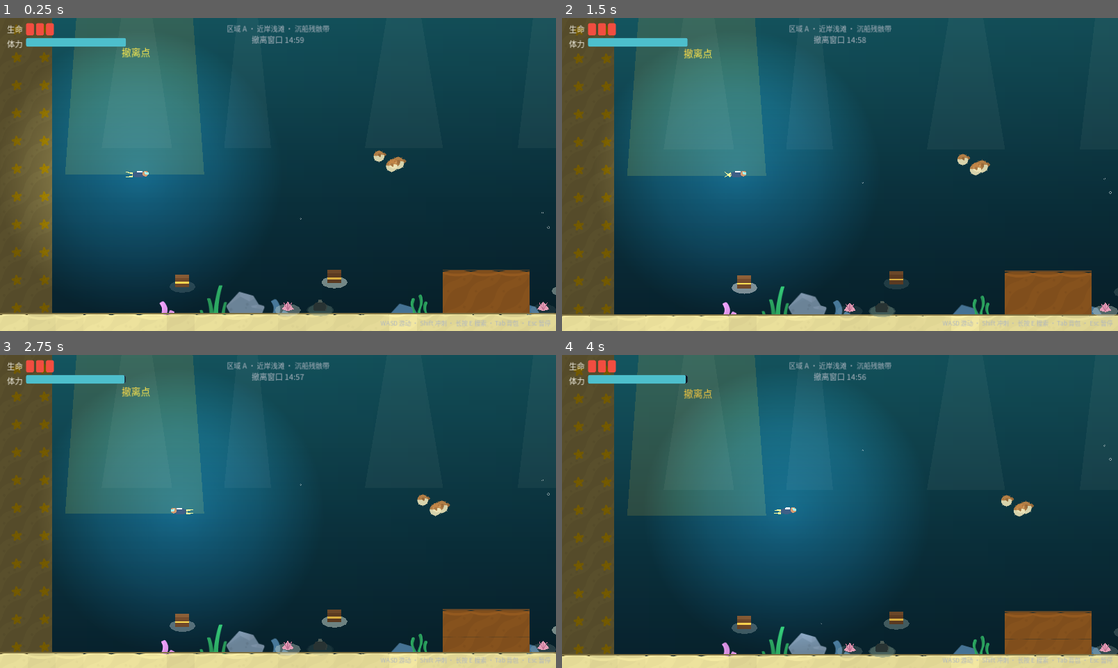
Above: before the commit, frames 1-4 (two rows, left to right).
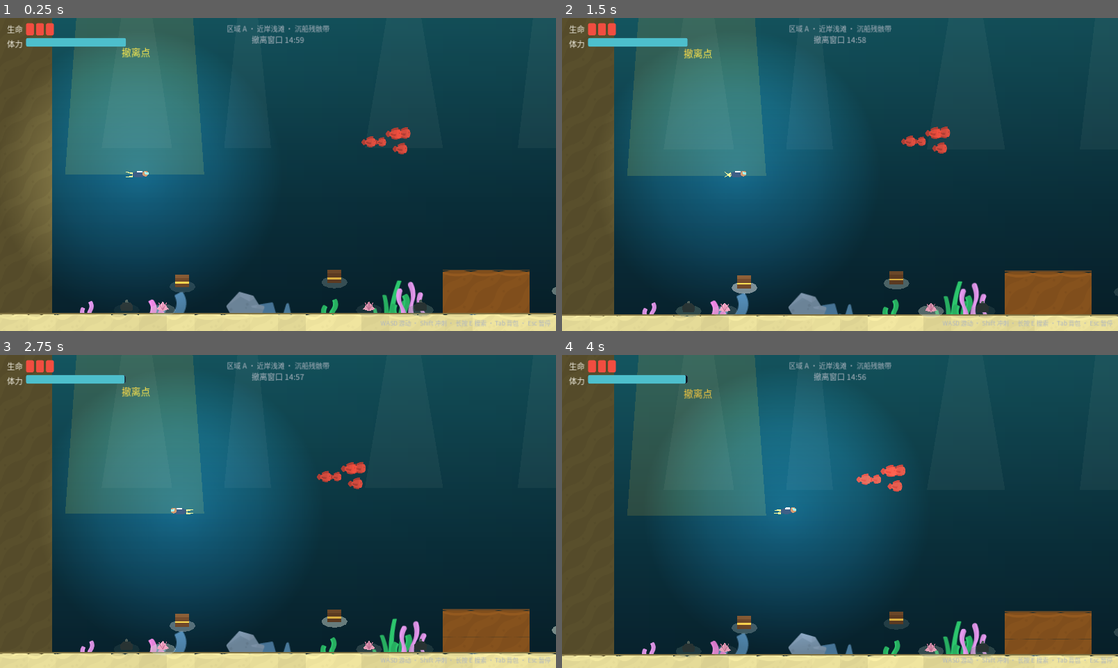
Above: after the commit, the same moments.

Repository: Djjvcgh/deep-sea-scavenger
Game: Godot game, scene res://scenes/underwater.tscn
The game is run twice, just before and just after one commit, with the same random seed, the same clock (stepped at 60 frames per second) and the same inputs. This scene is started directly instead of the project's main scene.
Inputs (mouse positions are in pixels of both pictures, inside the frame that each line leads up to):
- Up to frame 1 (0.25 s): no input
- Up to frame 2 (1.5 s): move the mouse to (962, 158) at 0.52 s; hold E (interact) 0.53-1.28 s; hold D (move_right) from 0.53 s (still down); tap Space (attack) at 0.6 s; click (962, 158) at 0.67 s; tap W (move_up) at 0.77 s; move the mouse to (728, 190) at 1.27 s; tap E (interact) at 1.35 s
- Up to frame 3 (2.75 s): tap W (move_up) at 1.52 s; tap Space (attack) at 1.55, 2.1 s; move the mouse to (333, 442) at 2.02 s; release D (move_right) at 2.03 s; hold A (move_left) from 2.03 s (still down); hold E (interact) from 2.03 s (still down)
- Up to frame 4 (4 s): move the mouse to (812, 574) at 2.77 s; release A (move_left) at 2.78 s; release E (interact) at 2.78 s; hold D (move_right) from 2.78 s (still down); tap E (interact) at 2.85, 3.8 s; click (812, 574) at 2.92 s; tap W (move_up) at 3.02, 3.77 s; tap Space (attack) at 3.05 s; move the mouse to (1006, 558) at 3.52 s; hold Shift (sprint) from 3.53 s (still down)

The runs differ from the first frame. In frame 1, 3.0% of the frame differs, in the area x 0-100%, y 2-97%; in frame 2, 3.1%; in frame 3, 2.9%; in frame 4, 3.1%, in the area x 0-100%, y 3-98%.

Commit message:
V0.4阶段4：随机洞穴（海床岩洞/深渊悬洞×藏身/隐藏/危险三类，2~4处种子生成）+ 鲨鱼咬击视线门控（岩壁遮挡不追不咬）+ V0.4场景集成测试（DEEPSEA_SEED种子注入）

Diff:
--- /dev/null
+++ b/scripts/cave_gen.gd
@@ -0,0 +1,141 @@
+class_name CaveGen
+## 可探索洞穴的种子化生成（拒绝采样）。
+## 每次下潜 2~4 处：海床岩洞落在 A/B 海床空位，深渊悬洞挂在区域C岩体底缘。
+## 合法性：不压实体 / 不堵通道与舱门 / 不压宝箱点与沉船 / 不穿巡逻带。
+
+const MapDataRes := preload("res://scripts/map_data.gd")
+const WreckGenRes := preload("res://scripts/wreck_gen.gd")
+
+const CLEARANCE := 20.0
+## 每次下潜的洞穴数量区间（含两形态）
+const COUNT_RANGE := [2, 4]
+## 形态选择权重：C 区空间充裕，悬洞为主
+const MODE_WEIGHTS := {"floor": 0.35, "hang": 0.65}
+
+
+static func generate(rng: RandomNumberGenerator, chosen: Dictionary, wreck_rects: Array) -> Array:
+	var out: Array = []
+	var target := rng.randi_range(COUNT_RANGE[0], COUNT_RANGE[1])
+	var placed_rects: Array = []
+	for w in wreck_rects:
+		placed_rects.append(w)
+	for attempt in 80:
+		if out.size() >= target:
+			break
+		var cave := _place_one(rng, chosen, placed_rects)
+		if cave.is_empty():
+			continue
+		out.append(cave)
+		placed_rects.append_array(cave["rects"])
+	return out
+
+
+static func _place_one(rng: RandomNumberGenerator, chosen: Dictionary,
+		placed_rects: Array) -> Dictionary:
+	var mode := _weighted_mode(rng)
+	var kind := String(_weighted(rng, MapDataRes.CAVE_KIND_WEIGHTS[mode]))
+	var tpl: Dictionary = MapDataRes.CAVE_TEMPLATES[kind]
+	for attempt in 14:
+		var anchor: Vector2
+		var solids: Array
+		var chest_spots: Array
+		var patrols: Array
+		var zone: String
+		if mode == "hang":
+			zone = "C"
+			anchor = Vector2(rng.randf_range(MapDataRes.HANG_X_RANGE[0], MapDataRes.HANG_X_RANGE[1]),
+				MapDataRes.HANG_SURFACE_Y)
+			solids = MapDataRes.variant_solids("C", chosen["C"]["index"])
+			chest_spots = chosen["C"]["variant"]["chests"]
+			patrols = chosen["C"]["variant"]["patrols"]
+		else:
+			zone = "A" if rng.randf() < 0.25 else "B"
+			var info: Dictionary = MapDataRes.FLOOR_CAVE_ZONES[zone]
+			anchor = Vector2(rng.randf_range(info["x_range"][0], info["x_range"][1]), info["floor_y"])
+			solids = MapDataRes.variant_solids(zone, chosen[zone]["index"])
+			chest_spots = chosen[zone]["variant"]["chests"]
+			patrols = chosen[zone]["variant"]["patrols"]
+		var rects := _world_rects(tpl, anchor)
+		if not _placement_ok(rects, anchor, tpl, solids, chest_spots, patrols, placed_rects):
+			continue
+		var cave := {
+			"kind": kind, "mode": mode, "zone": zone, "anchor": anchor, "rects": rects,
+			"spots": [], "interior": WreckGenRes._offset_rect(tpl["interior"], anchor),
+		}
+		for s in tpl["spots"]:
+			cave["spots"].append(anchor + s)
+		return cave
+	return {}
+
+
+static func _weighted_mode(rng: RandomNumberGenerator) -> String:
+	var r := rng.randf()
+	var acc := 0.0
+	for k in MODE_WEIGHTS:
+		acc += float(MODE_WEIGHTS[k])
+		if r <= acc:
+			return k
+	return "hang"
+
+
+static func _weighted(rng: RandomNumberGenerator, weights: Dictionary) -> String:
+	var total := 0.0
+	for k in weights:
+		total += float(weights[k])
+	var r := rng.randf() * total
+	var acc := 0.0
+	for k in weights:
+		acc += float(weights[k])
+		if r <= acc:
+			return k
+	return weights.keys().back()
+
+
+static func _world_rects(tpl: Dictionary, anchor: Vector2) -> Array:
+	var out: Array = []
+	for r in tpl["rects"]:
+		out.append(Rect2(anchor.x + r[0], anchor.y + r[1], r[2], r[3]))
+	return out
+
+
+static func _placement_ok(rects: Array, anchor: Vector2, tpl: Dictionary, solids: Array,
+		chest_spots: Array, patrols: Array, placed_rects: Array) -> bool:
+	for wr in rects:
+		# 1) 与已有实体保持间隙；锚点依附面（海床 sand / 悬洞挂面上方的岩体）除外
+		for r in solids:
+			if r[4] == "sand":
+				continue
+			var srect := Rect2(r[0], r[1], r[2], r[3])
+			if srect.end.y <= anchor.y + 2.0:
+				continue
+			if (wr as Rect2).intersects(srect.grow(CLEARANCE)):
+				return false
+		# 2) 三条安全通道的胶囊通行盒不被洞体截断
+		for sample in MapDataRes.lane_samples():
+			var pass_box := Rect2(sample[0].x - WreckGenRes.PASS_BOX_SIZE.x * 0.5,
+				sample[0].y - WreckGenRes.PASS_BOX_SIZE.y * 0.5,
+				WreckGenRes.PASS_BOX_SIZE.x, WreckGenRes.PASS_BOX_SIZE.y)
+			if (wr as Rect2).intersects(pass_box):
+				return false
+		# 3) 不压海底宝箱点
+		for cs in chest_spots:
+			if WreckGenRes._circle_vs_rect(cs, 70.0, wr):
+				return false
+		# 4) 巡逻带不穿洞体（鲨鱼贴着洞口巡过才有趣）
+		for p in patrols:
+			var band := Rect2(p[0] - 30, p[2] - 16, p[1] - p[0] + 60, 32)
+			if band.intersects(wr):
+				return false
+		# 5) 与已放沉船/洞穴保持间隙
+		for other in placed_rects:
+			if (wr as Rect2).grow(CLEARANCE).intersects(other):
+				return false
+	# 6) 洞内宝箱点不与洞体重叠、位于腔体内
+	for s in tpl["spots"]:
+		var spot: Vector2 = anchor + s
+		if not (tpl["interior"] as Rect2).has_point(s):
+			return false
+		for wr in rects:
+			if WreckGenRes._circle_vs_rect(spot, 24.0, wr):
+				return false
+	return true
--- a/scripts/item_db.gd
+++ b/scripts/item_db.gd
@@ -175,3 +175,17 @@
 	"C": {"worn": 10, "standard": 35, "fine": 35, "pristine": 20},
 	"captain": {"worn": 0, "standard": 25, "fine": 45, "pristine": 30},
 }
+
+# ---- V0.4 洞穴掉落池（隐藏洞穴 / 深海危险洞穴；藏身岩洞无宝箱） ----
+const CAVE_LOOT := {
+	"treasure": {
+		"count": {2: 6, 3: 4},
+		"pool": {"gold_cup": 0.40, "silver_platter": 0.35, "bronze_coins": 0.25},
+		"quality": "B",
+	},
+	"danger": {
+		"count": {2: 5, 3: 5},
+		"pool": {"serpent_pearl": 0.35, "gold_sextant": 0.25, "gold_cup": 0.40},
+		"quality": "C",
+	},
+}
--- a/scripts/map_data.gd
+++ b/scripts/map_data.gd
@@ -247,6 +247,59 @@
 const WRECK_FLOOR_Y := 950.0
 
 
+## ---- V0.4 可探索洞穴 ----
+## 两类形态：floor 海床岩洞（锚点=洞口地面中心，y=0 海床顶）；hang 深渊悬洞
+## （锚点=区域C巨型岩体底面 y=520 的挂点，洞体向下悬挑，顶盖即岩体）。
+## rects 形成遮挡腔体；spots 为洞内宝箱点；door_y 为入洞口高度区间（校验用）。
+const CAVE_TEMPLATES := {
+	"shelter": {
+		"name": "藏身岩洞", "mode": "floor",
+		"rects": [[26, -140, 30, 140], [-140, -166, 196, 26], [-140, -140, 30, 80]],
+		"spots": [], "interior": Rect2(-80, -140, 106, 140),
+	},
+	"treasure": {
+		"name": "隐藏洞穴", "mode": "floor",
+		"rects": [[40, -170, 30, 170], [-150, -196, 220, 26], [-150, -170, 30, 100]],
+		"spots": [Vector2(-70, -30)], "interior": Rect2(-110, -170, 150, 170),
+	},
+	"danger": {
+		"name": "深海危险洞穴", "mode": "floor",
+		"rects": [[60, -210, 34, 210], [-180, -236, 274, 26], [-180, -210, 34, 130]],
+		"spots": [Vector2(-30, -30)], "interior": Rect2(-146, -210, 206, 210),
+	},
+	"hang_shelter": {
+		"name": "悬空藏身龛", "mode": "hang",
+		"rects": [[40, 0, 30, 150], [-90, 0, 30, 100]],
+		"spots": [], "interior": Rect2(-60, 0, 100, 150),
+	},
+	"hang_treasure": {
+		"name": "悬空宝藏龛", "mode": "hang",
+		"rects": [[50, 0, 30, 180], [-110, 0, 30, 120], [-20, 150, 40, 30]],
+		"spots": [Vector2(-30, 70)], "interior": Rect2(-80, 0, 130, 180),
+	},
+	"hang_danger": {
+		"name": "深渊危险洞穴", "mode": "hang",
+		"rects": [[60, 0, 34, 210], [-130, 0, 34, 130], [-20, 150, 50, 60]],
+		"spots": [Vector2(-45, 90)], "interior": Rect2(-96, 0, 156, 210),
+	},
+}
+
+## 洞穴类型权重；floor 模式下 danger 更稀有
+const CAVE_KIND_WEIGHTS := {
+	"floor": {"shelter": 0.45, "treasure": 0.35, "danger": 0.20},
+	"hang": {"hang_shelter": 0.40, "hang_treasure": 0.35, "hang_danger": 0.25},
+}
+
+## 深渊悬洞挂面：区域C岩体 [3500,-200,1620,720] 的底缘
+const HANG_SURFACE_Y := 520.0
+const HANG_X_RANGE := [3580.0, 5020.0]
+## 海床洞穴的候选区间（A 海床宝箱过密通常放不下，靠拒绝采样兜底）
+const FLOOR_CAVE_ZONES := {
+	"A": {"floor_y": 800.0, "x_range": [140.0, 1560.0]},
+	"B": {"floor_y": 950.0, "x_range": [1800.0, 2820.0]},
+}
+
+
 ## 共享骨架 + 指定变体的完整实体地形
 static func variant_solids(zone: String, index: int) -> Array:
 	var v: Dictionary = ZONE_VARIANTS[zone][index]
--- a/scripts/shark_ai.gd
+++ b/scripts/shark_ai.gd
@@ -154,8 +154,8 @@
 
 	move_and_slide()
 
-	# 咬击：与玩家接触且冷却结束（脱离期/逃窜期不咬）。
-	if _attack_cd <= 0.0 and _retreat_left <= 0.0 and state != State.FLEE \
+	# 咬击：与玩家接触、视线无遮挡且冷却结束（脱离期/逃窜期不咬；岩壁隔开时咬不到）。
+	if can_see and _attack_cd <= 0.0 and _retreat_left <= 0.0 and state != State.FLEE \
 			and target_valid and bite.overlaps_body(player):
 		_attack_cd = BalanceRes.SHARK_ATTACK_COOLDOWN
 		_retreat_left = BalanceRes.SHARK_BITE_RETREAT
--- a/scripts/underwater.gd
+++ b/scripts/underwater.gd
@@ -7,6 +7,7 @@
 const ItemDBRes := preload("res://scripts/item_db.gd")
 const PlayerScript := preload("res://scripts/player.gd")
 const WreckGenRes := preload("res://scripts/wreck_gen.gd")
+const CaveGenRes := preload("res://scripts/cave_gen.gd")
 
 const ChestScene := preload("res://scenes/treasure_chest.tscn")
 const SharkScene := preload("res://scenes/shark.tscn")
@@ -44,6 +45,17 @@
 	"ritual": {"name": "祭祀宝箱", "glow": Color(0.7, 0.4, 0.85, 0.85)},
 }
 
+# 洞穴宝箱展示样式与发现提示配色
+const CAVE_CHEST_STYLE := {
+	"treasure": {"name": "隐藏宝箱", "glow": Color(0.4, 0.95, 0.7, 0.8)},
+	"danger": {"name": "深渊宝箱", "glow": Color(0.85, 0.35, 0.6, 0.85)},
+}
+const CAVE_NOTICE_COLORS := {
+	"shelter": Color(0.6, 0.85, 0.75), "treasure": Color(0.4, 0.95, 0.7),
+	"danger": Color(0.95, 0.45, 0.6), "hang_shelter": Color(0.6, 0.85, 0.75),
+	"hang_treasure": Color(0.4, 0.95, 0.7), "hang_danger": Color(0.95, 0.45, 0.6),
+}
+
 var player: CharacterBody2D
 var hud: CanvasLayer
 var inventory_panel: CanvasLayer
@@ -62,6 +74,9 @@
 var _wrecks: Array = []        # 本次下潜生成的沉船遗址（WreckGen.generate 结果）
 var _wreck_solids := {}        # zone -> 沉船实体矩形（并入地形系统）
 var _wreck_seen := {}          # 已提示过发现的沉船下标
+var _caves: Array = []         # 本次下潜生成的洞穴（CaveGen.generate 结果）
+var _cave_solids := {}         # zone -> 洞穴实体矩形（并入地形系统）
+var _cave_seen := {}           # 已提示过发现的洞穴下标
 var _extract_area: Area2D
 var _seaweeds: Array = []
 var _bubbles: Array = []
@@ -90,6 +105,7 @@
 	_build_extraction()
 	_spawn_chests()
 	_spawn_wreck_containers()
+	_spawn_cave_chests()
 	_spawn_containers()
 	_spawn_cache()
 	_spawn_sharks()
@@ -131,9 +147,13 @@
 
 
 ## 每次下潜的随机种子决定三个区域各用哪套布局变体（"海况"）。
+## 环境变量 DEEPSEA_SEED 可固定种子，供自动化测试复现同一张地图。
 func _roll_layout() -> void:
 	_rng.randomize()
 	dive_seed = _rng.randi()
+	var env_seed := OS.get_environment("DEEPSEA_SEED")
+	if env_seed != "":
+		dive_seed = int(env_seed)
 	_rng.seed = dive_seed
 	_chosen = {}
 	# 海况色调：每潜微调水色/沙色/岩色，让不同下潜一眼可辨
@@ -150,6 +170,19 @@
 	for w in _wrecks:
 		for r in w["rects"]:
 			_wreck_solids[w["zone"]].append([r.position.x, r.position.y, r.size.x, r.size.y, "wreck"])
+	# 洞穴：2~4 处（海床岩洞 / 深渊悬洞），避让沉船与既有地形
+	_caves = CaveGenRes.generate(_rng, _chosen, _all_wreck_rects())
+	_cave_solids = {"A": [], "B": [], "C": []}
+	for c in _caves:
+		for r in c["rects"]:
+			_cave_solids[c["zone"]].append([r.position.x, r.position.y, r.size.x, r.size.y, "rock"])
+
+
+func _all_wreck_rects() -> Array:
+	var out: Array = []
+	for w in _wrecks:
+		out.append_array(w["rects"])
+	return out
 
 
 func get_zone_label() -> String:
@@ -195,7 +228,7 @@
 	_update_boss_trigger(delta)
 
 
-## 进入沉船内部时的一次性发现提示。
+## 进入沉船/洞穴内部时的一次性发现提示。
 func _update_wreck_discovery() -> void:
 	for wi in _wrecks.size():
 		if _wreck_seen.has(wi):
@@ -205,6 +238,15 @@
 			_wreck_seen[wi] = true
 			var wname: String = MapDataRes.WRECK_TEMPLATES[_wrecks[wi]["kind"]]["name"]
 			hud.spawn_notice("发现沉船遗址：%s" % wname, UICommon.GOLD)
+			Sfx.play("click", -4.0)
+	for ci in _caves.size():
+		if _cave_seen.has(ci):
+			continue
+		var cave_interior: Rect2 = _caves[ci]["interior"]
+		if cave_interior.grow(8.0).has_point(player.global_position):
+			_cave_seen[ci] = true
+			var cname: String = MapDataRes.CAVE_TEMPLATES[_caves[ci]["kind"]]["name"]
+			hud.spawn_notice("发现%s" % cname, CAVE_NOTICE_COLORS[_caves[ci]["kind"]])
 			Sfx.play("click", -4.0)
 
 
@@ -412,6 +454,37 @@
 	for s in get_tree().get_nodes_in_group("sharks"):
 		if s.global_position.distance_to(from_pos) < 620.0:
 			s.disturb()
+
+
+## 洞穴宝箱：隐藏洞穴 / 深海危险洞穴各有洞内宝箱（藏身岩洞无）。
+func _spawn_cave_chests() -> void:
+	for cave in _caves:
+		if cave["spots"].is_empty():
+			continue
+		var pool_key := "treasure" if cave["kind"] in ["treasure", "hang_treasure"] else "danger"
+		var style: Dictionary = CAVE_CHEST_STYLE[pool_key]
+		var c := ChestScene.instantiate()
+		c.position = cave["spots"][0]
+		add_child(c)
+		c.setup_container({
+			"kind": "chest",
+			"name": String(style["name"]),
+			"search_time": float(ItemDBRes.CONTAINERS["chest"]["search_time"]),
+			"loot": func() -> Array: return _roll_cave_loot(pool_key),
+			"glow": style["glow"],
+		})
+
+
+func _roll_cave_loot(pool_key: String) -> Array:
+	var cfg: Dictionary = ItemDBRes.CAVE_LOOT[pool_key]
+	var out: Array = []
+	var count := int(_weighted_roll(cfg["count"]))
+	for i in count:
+		out.append({
+			"id": String(_weighted_roll(cfg["pool"])),
+			"quality": String(_weighted_roll(ItemDBRes.WRECK_QUALITY_WEIGHTS[cfg["quality"]])),
+		})
+	return out
 
 
 ## 小型容器（海贝/垃圾袋）：按种子沿海床散布，避开实体与宝箱点。
@@ -541,7 +614,8 @@
 
 
 func _solids_for(zone: String) -> Array:
-	return MapDataRes.variant_solids(zone, _chosen[zone]["index"]) + _wreck_solids.get(zone, [])
+	return MapDataRes.variant_solids(zone, _chosen[zone]["index"]) \
+		+ _wreck_solids.get(zone, []) + _cave_solids.get(zone, [])
 
 
 func _all_solids() -> Array:
--- /dev/null
+++ b/tests/integration_v04.gd
@@ -0,0 +1,126 @@
+extends SceneTree
+## V0.4 场景级集成测试：随机沉船 / 随机洞穴 / 鲨鱼视线遮挡。
+## godot --headless -s res://tests/integration_v04.gd
+## 用 DEEPSEA_SEED 固定海况种子，逐段校验沉船容器可搜、洞穴可进出、
+## 岩壁遮挡鲨鱼视线（不追逐不咬人）、离开遮挡后恢复发现。
+
+var failures := 0
+
+
+func _initialize() -> void:
+	_run()
+
+
+func _check(cond: bool, msg: String) -> void:
+	if cond:
+		print("  [通过] " + msg)
+	else:
+		failures += 1
+		print("  [失败] " + msg)
+
+
+func _run() -> void:
+	await process_frame
+	var gs = root.get_node("GameState")
+	gs.reset_defaults()
+	var save_path: String = root.get_node("SaveManager").save_path
+	if FileAccess.file_exists(save_path):
+		DirAccess.remove_absolute(ProjectSettings.globalize_path(save_path))
+
+	OS.set_environment("DEEPSEA_SEED", "1")
+	change_scene_to_file("res://scenes/underwater.tscn")
+	await process_frame
+	await process_frame
+	var uw = current_scene
+	var player = uw.get_node("Player")
+
+	# ---------- 沉船遗址 ----------
+	print("[随机沉船：场景交互]")
+	_check(uw._caves.size() >= 2, "本局生成 %d 处洞穴（≥2）" % uw._caves.size())
+	var wreck_container = null
+	for n in get_nodes_in_group("interactables"):
+		if "collect_loot" in n and n.container_name in ["货舱宝箱", "海盗货舱宝箱", "船长室宝箱", "祭祀宝箱"]:
+			wreck_container = n
+			break
+	if wreck_container != null:
+		player.global_position = wreck_container.global_position + Vector2(0, -4)
+		await create_timer(0.4).timeout
+		var hp0: int = player.hp
+		Input.action_press("interact")
+		await create_timer(4.2).timeout
+		Input.action_release("interact")
+		await create_timer(0.3).timeout
+		_check(wreck_container.looted, "沉船容器可搜索（%s）" % wreck_container.container_name)
+		_check(uw.loot_panel.visible, "搜索沉船容器弹出拾取界面")
+		uw.loot_panel.take_all_and_close()
+		await process_frame
+		_check(gs.dive_bag.size() >= 1, "沉船战利品进入背包（%d 件）" % gs.dive_bag.size())
+		var id_ok := true
+		for entry in gs.dive_bag:
+			id_ok = id_ok and ItemDB.TREASURES.has(entry["id"])
+		_check(id_ok, "战利品 id 全部合法")
+		_check(player.hp == hp0, "搜索过程未受伤")
+	else:
+		print("  [跳过] 本局种子未生成沉船，仅校验数量")
+	_check(uw._wrecks.size() <= 2, "沉船数量 ≤2（实际 %d）" % uw._wrecks.size())
+
+	# ---------- 洞穴：进入、发现、遮挡、离开 ----------
+	print("[随机洞穴：进出与遮挡]")
+	var cave: Dictionary = uw._caves[0]
+	var interior: Rect2 = cave["interior"]
+	var center: Vector2 = interior.get_center()
+	player.global_position = center
+	player.velocity = Vector2.ZERO
+	await create_timer(0.5).timeout
+	_check(uw._cave_seen.size() >= 1, "进入洞穴触发发现提示")
+	var shark = get_nodes_in_group("sharks")[0]
+	# 鲨鱼贴在洞壁外侧：海床洞穴（洞口朝左）放左侧，悬洞（背壁在右）放右侧
+	var shark_pos: Vector2 = Vector2(interior.position.x - 60.0, center.y) \
+		if cave["mode"] == "floor" else Vector2(interior.end.x + 60.0, center.y)
+	shark.setup(shark_pos.x - 30.0, shark_pos.x + 30.0, shark_pos.y, player)
+	shark.global_position = shark_pos
+	shark.velocity = Vector2.ZERO
+	await create_timer(0.4).timeout
+	_check(shark._see_player() == false, "岩壁遮挡：洞内玩家不被鲨鱼视线锁定")
+	var hp_before: int = player.hp
+	await create_timer(2.0).timeout
+	_check(player.hp == hp_before, "洞内逗留 2 秒未被咬")
+	_check(not shark.is_threatening(), "遮挡期间鲨鱼未进入警戒/追逐")
+	# 离开洞穴到洞外开阔水：采样找一个与鲨鱼互相通视的位置
+	var solids: Array = uw._all_solids()
+	var found := false
+	for ang in 12:
+		var dir := Vector2.RIGHT.rotated(TAU * float(ang) / 12.0)
+		var cand: Vector2 = center + dir * 260.0
+		var shark2: Vector2 = cand + dir * 120.0
+		if not MapData.circle_clear(cand, 40.0, solids):
+			continue
+		if not MapData.circle_clear(shark2, 50.0, solids):
+			continue
+		var clear := true
+		for t in 13:
+			if not MapData.circle_clear(cand.lerp(shark2, t / 12.0), 26.0, solids):
+				clear = false
+				break
+		if not clear:
+			continue
+		player.global_position = cand
+		player.velocity = Vector2.ZERO
+		shark.global_position = shark2
+		shark.setup(shark2.x - 200.0, shark2.x + 200.0, shark2.y, player)
+		found = true
+		break
+	_check(found, "洞外找到开阔互视位置")
+	if found:
+		await create_timer(1.2).timeout
+		_check(shark._see_player(), "离开遮挡后鲨鱼视线恢复")
+		await create_timer(1.5).timeout
+		_check(shark.is_threatening(), "开阔水域鲨鱼发现玩家进入警戒/追逐")
+
+	gs.reset_defaults()
+	OS.set_environment("DEEPSEA_SEED", "")
+	if failures == 0:
+		print("=== V0.4 场景集成测试全部通过 ===")
+	else:
+		print("=== V0.4 场景集成测试共 %d 项失败 ===" % failures)
+	quit(1 if failures > 0 else 0)
--- a/tests/run_tests.gd
+++ b/tests/run_tests.gd
@@ -16,6 +16,7 @@
 	failures += _test_map_data()
 	failures += _test_icons()
 	failures += _test_wrecks()
+	failures += _test_caves()
 	failures += _test_loot_randomness()
 	_print_result()
 	quit(1 if failures > 0 else 0)
@@ -493,6 +494,79 @@
 	return 0
 
 
+func _test_caves() -> int:
+	print("[随机洞穴]")
+	var CaveGenC = load("res://scripts/cave_gen.gd")
+	var WreckGenC = load("res://scripts/wreck_gen.gd")
+	# 模板结构不变量：腔体非空；宝箱点在腔体内且不撞洞体；
+	# 海床洞穴腔体直达地面（可走出）；悬洞洞体全部挂在挂面之下
+	for kind in MapData.CAVE_TEMPLATES:
+		var tpl: Dictionary = MapData.CAVE_TEMPLATES[kind]
+		var interior: Rect2 = tpl["interior"]
+		_check(interior.size.x > 0 and interior.size.y > 0, "%s 腔体非空" % kind)
+		var spot_fail := 0
+		for s in tpl["spots"]:
+			if not interior.has_point(s):
+				_check_quiet(false, "%s 宝箱点 %s 不在腔体内" % [kind, s])
+				spot_fail += 1
+			for r in tpl["rects"]:
+				if WreckGenC._circle_vs_rect(s, 24.0, Rect2(r[0], r[1], r[2], r[3])):
+					_check_quiet(false, "%s 宝箱点 %s 撞洞体 %s" % [kind, s, r])
+					spot_fail += 1
+		_check(spot_fail == 0, "%s 洞内宝箱点合法" % kind)
+		if tpl["mode"] == "floor":
+			_check(is_equal_approx(interior.end.y, 0.0), "%s 腔体直达海床（可进出）" % kind)
+		else:
+			var above := 0
+			for r in tpl["rects"]:
+				if r[1] < 0.0:
+					above += 1
+			_check(above == 0, "%s 洞体全部位于挂面之下" % kind)
+
+	# 200 种子：生成 2~4 处并逐洞校验合法性（含与沉船的互避）
+	var total := 0
+	var kinds_seen := {}
+	var invalid := 0
+	for seed_i in 200:
+		var rng := RandomNumberGenerator.new()
+		rng.seed = seed_i
+		var chosen := {}
+		for zone in ["A", "B", "C"]:
+			var idx := rng.randi_range(0, MapData.ZONE_VARIANTS[zone].size() - 1)
+			chosen[zone] = {"index": idx, "variant": MapData.ZONE_VARIANTS[zone][idx]}
+		var wrecks: Array = WreckGenC.generate(rng, chosen)
+		var caves: Array = CaveGenC.generate(rng, chosen, _wreck_rect_list(wrecks))
+		total += caves.size()
+		if caves.size() < 2:
+			invalid += 1
+		for ci in caves.size():
+			var cave: Dictionary = caves[ci]
+			kinds_seen[cave["kind"]] = true
+			var others: Array = _wreck_rect_list(wrecks)
+			for cj in caves.size():
+				if cj != ci:
+					others.append_array(caves[cj]["rects"])
+			var tpl: Dictionary = MapData.CAVE_TEMPLATES[cave["kind"]]
+			var zone: String = cave["zone"]
+			var v: Dictionary = chosen[zone]["variant"]
+			if not CaveGenC._placement_ok(cave["rects"], cave["anchor"], tpl,
+					MapData.variant_solids(zone, chosen[zone]["index"]),
+					v["chests"], v["patrols"], others):
+				_check_quiet(false, "洞穴非法：种子%d %s@%s" % [seed_i, cave["kind"], cave["anchor"]])
+				invalid += 1
+	_check(invalid == 0, "200 种子洞穴全部合法且每局 ≥2 处（异常 %d）" % invalid)
+	_check(total >= 500, "200 局共 %d 处洞穴（平均 ≥2.5）" % total)
+	_check(kinds_seen.size() >= 4, "洞穴类型覆盖 ≥4 种（实际 %d）" % kinds_seen.size())
+	return 0
+
+
+func _wreck_rect_list(wrecks: Array) -> Array:
+	var out: Array = []
+	for w in wrecks:
+		out.append_array(w["rects"])
+	return out
+
+
 func _test_loot_randomness() -> int:
 	print("[掉落随机性]")
 	var scene = load("res://scenes/underwater.tscn").instantiate()
